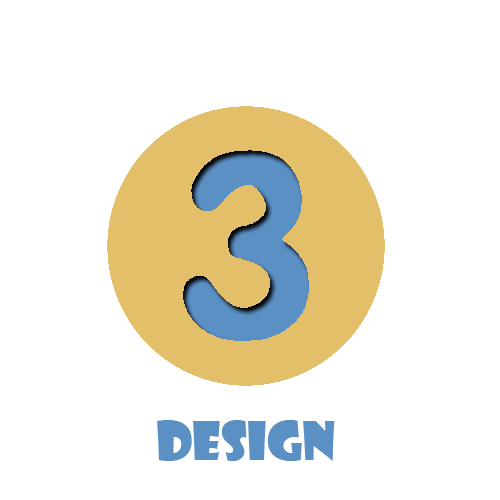
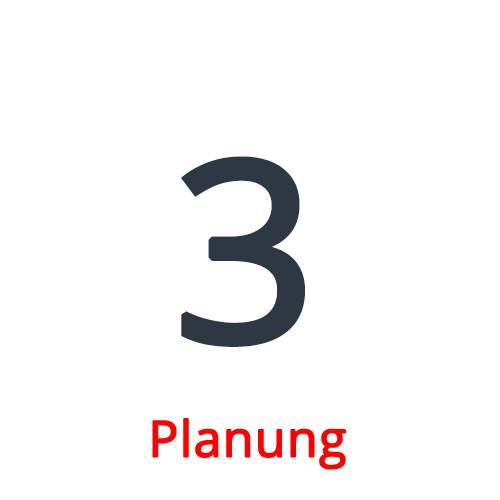
Two versions of the same layered image (500px x 500px). Layer-by-layer changes:
renamed "Design" to "Planung", moved it above "3", painted on it over [152, 418, 346, 470]
added layer "3" above "Réteg 0 másolat" over [181, 156, 305, 347]
renamed "Réteg 4" to "Réteg 0 másolat", painted on it over [107, 106, 385, 386]
removed layer "Réteg 2" over [107, 106, 385, 386]
